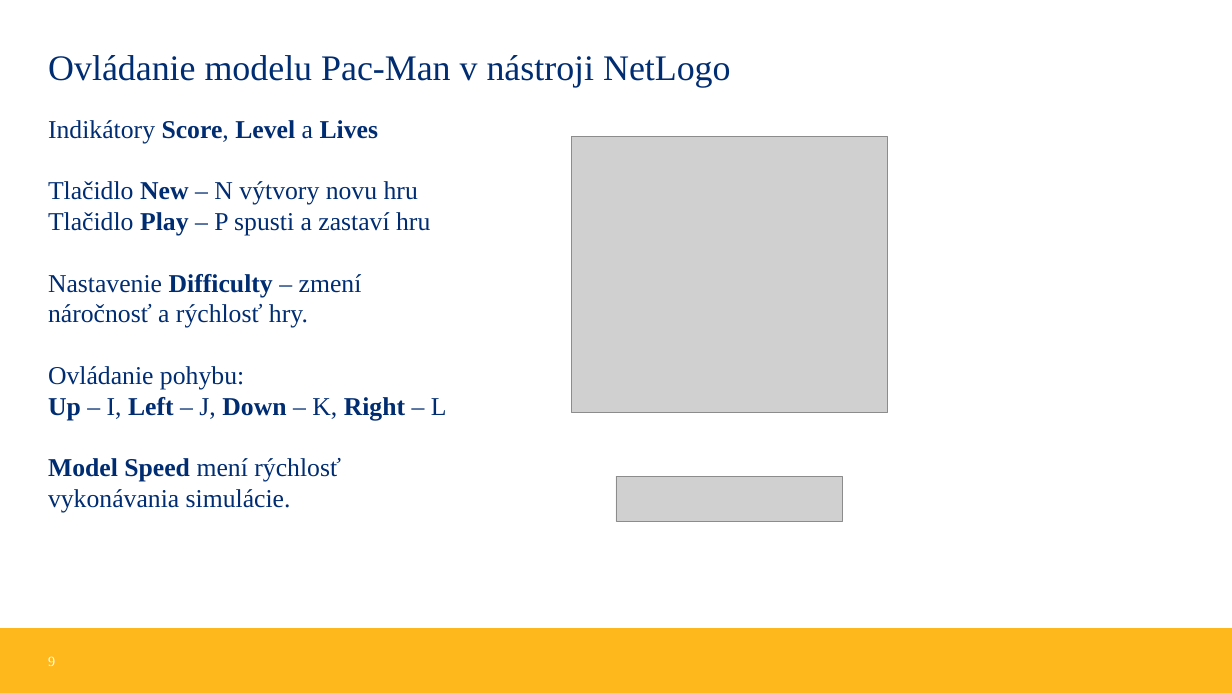
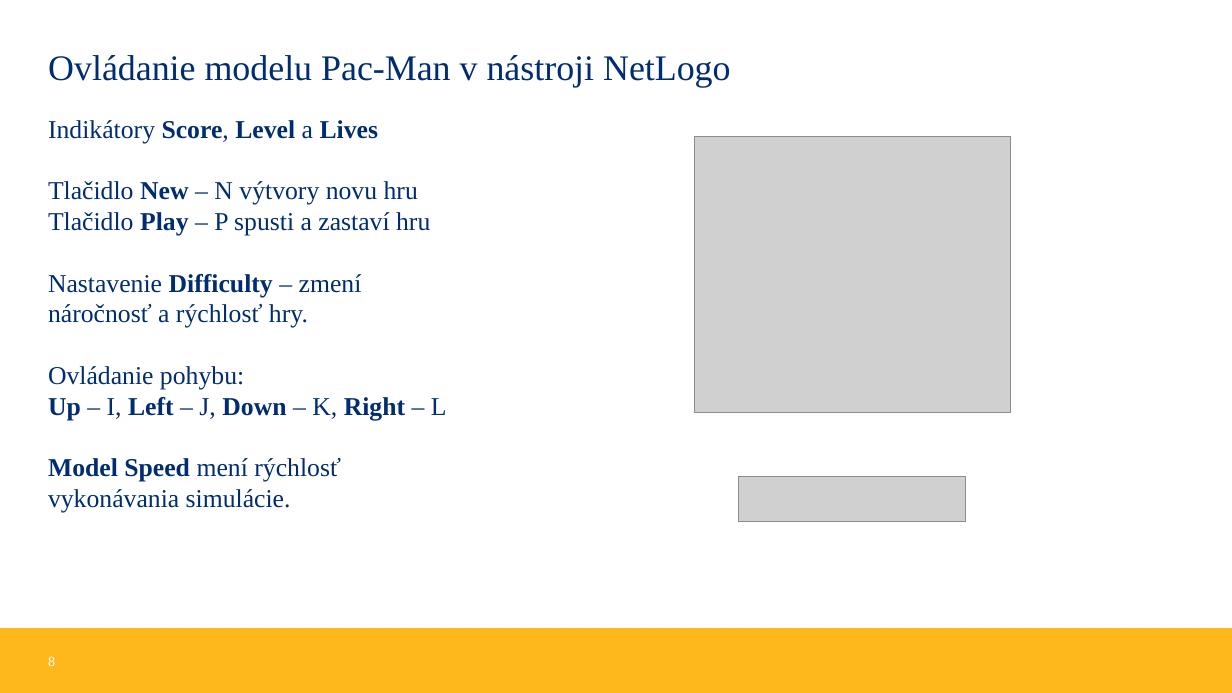
Before and after one commit to M4kovka/T2-PacMan, a slide deck: slide 8 of Pac-ManV3_animated.pptx (slide 9 before the commit). Drawn at 1232x693 pixels with LibreOffice and Linux fonts; fonts in the diff are those of the drawing; grey boxes stand for pictures; background and template pictures are left out. Boxes give left, top, right and bottom in pixels: in the first picture for what was removed or moved away, otherwise in the second. Text is boxed around its words. In the diff, an @@ line names an element or a change of style, - is before the commit and + after.

```diff
--- a/Pac-ManV3_animated.pptx
+++ b/Pac-ManV3_animated.pptx
@@ picture moved from (x1=572, y1=137, x2=888, y2=413) to (x1=695, y1=137, x2=1011, y2=413) @@
@@ picture moved from (x1=616, y1=476, x2=843, y2=521) to (x1=739, y1=476, x2=966, y2=521) @@
@@ page number at (x1=48, y1=656, x2=55, y2=666): text changed @@
-9
+8
```
Also in this commit, not shown: 2 other slides changed, 3 slides removed.
